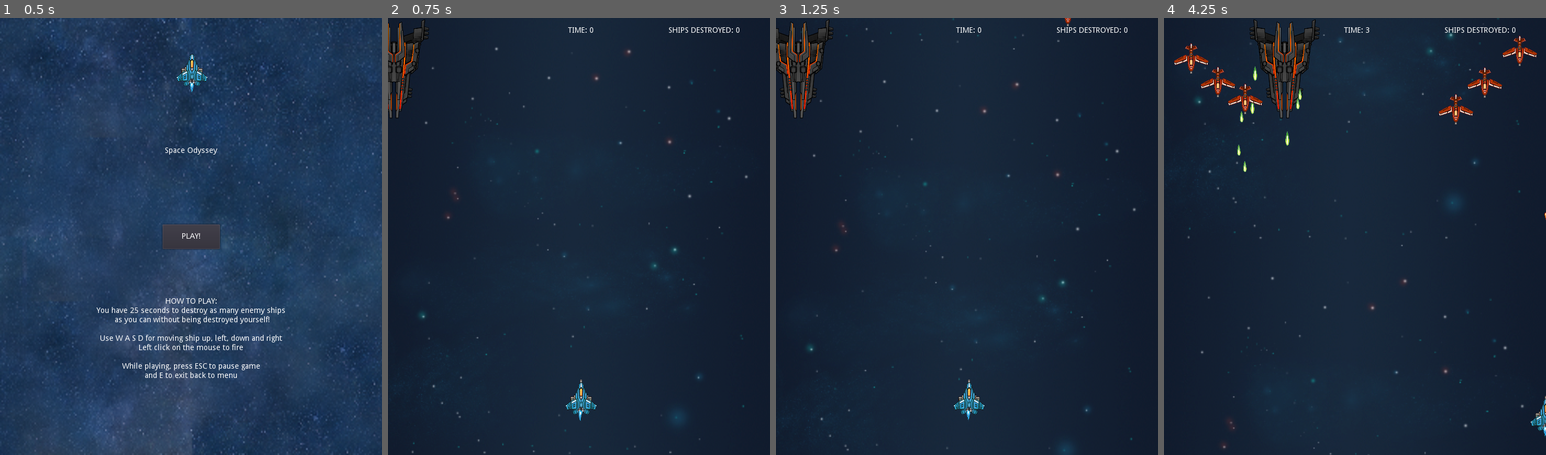
Above: before the commit, frames 1-4 (left to right).
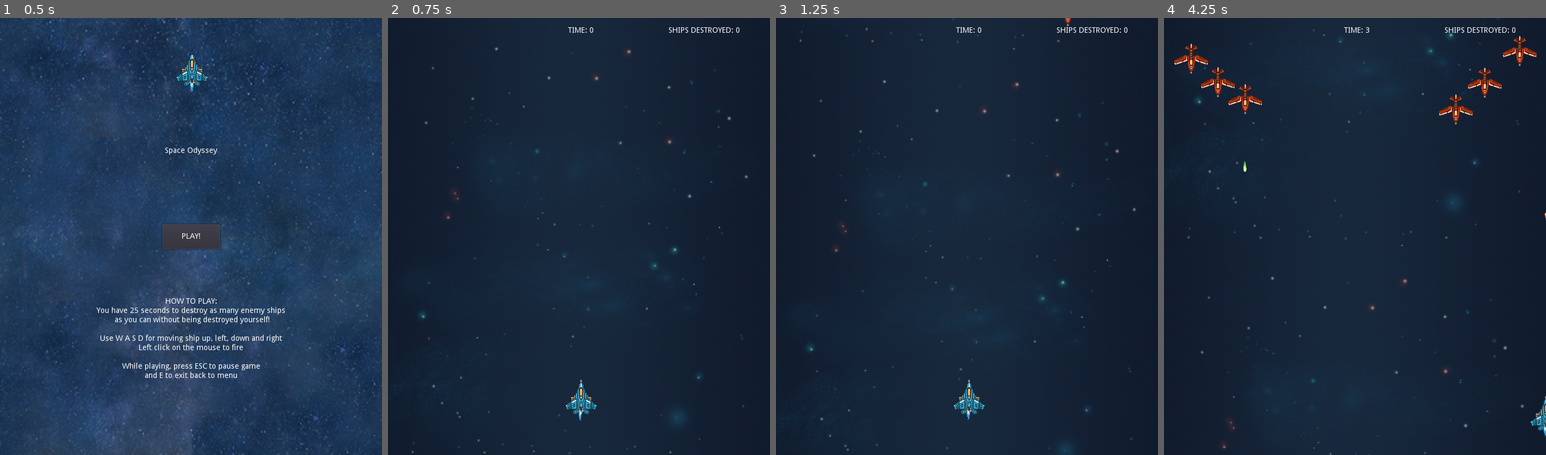
Above: after the commit, the same moments.

Repository: jdibble21/FP-Space-Odyssey
Game: Godot game, scene res://src/Menu.tscn
Same seed, same stepped clock (60 frames per second), same inputs: the game is played once before the commit and once after it.
Inputs (mouse positions are in pixels of both pictures, inside the frame that each line leads up to):
- Up to frame 1 (0.5 s): no input
- Up to frame 2 (0.75 s): click "PLAY!" at 0.5 s
- Up to frame 3 (1.25 s): no input
- Up to frame 4 (4.25 s): move the mouse to (1439, 214) at 1.27 s; hold D (move_right) 1.28-2.03 s; click (1439, 214) at 1.35 s; move the mouse to (1278, 258) at 2.02 s; hold S (move_down) 2.03-2.78 s; click (1278, 258) at 2.1 s; move the mouse to (1393, 140) at 2.77 s; hold D (move_right) 2.78-3.53 s; click (1393, 140) at 2.85 s; move the mouse to (1335, 323) at 3.52 s; hold W (move_up) from 3.53 s (still down); click (1335, 323) at 3.6 s

Frame 1 is identical in both runs. In frame 2, 1.1% of the frame differs, in the area x 0-11%, y 0-23%; in frame 3, 1.6%; in frame 4, 2.0%, in the area x 19-41%, y 0-32%.

Commit message:
Modify level one progression and finish

Diff:
--- a/project/src/Bosses/LevelOneBoss.gd
+++ b/project/src/Bosses/LevelOneBoss.gd
@@ -6,6 +6,7 @@
 export (PackedScene) var PhotonBullet
 
 var _travel_right := true
+var _stop_yaxis_travel := false
 var current_muzzle
 
 onready var _muzzle_one = $Muzzle1
@@ -14,18 +15,23 @@
 onready var _muzzle_four = $Muzzle4
 
 func _ready():
-	pass # Replace with function body.
+	position = Vector2(350,-100)
+
 
 func _process(delta):
-	pass
+	if !_stop_yaxis_travel:
+		position += transform.y * SPEED * delta
+		if position.y >= 120:
+			_stop_yaxis_travel = true
+		return
 	if _travel_right:
 		#position += transform.y * SPEED * delta
 		position += transform.x * SPEED * delta
-		if position.x >= 700:
+		if position.x >= 650:
 			_travel_right = false
 	if !_travel_right:
 		position -= transform.x * SPEED * delta
-		if position.x <= 0:
+		if position.x <= 50:
 			_travel_right = true
 
 
@@ -54,3 +60,10 @@
 	var root_attach = get_tree().get_root().get_node("LevelOne")
 	root_attach.add_child(b)
 	b.transform = current_muzzle.global_transform
+
+
+func _on_SpecialAttackDelay_timeout():
+	var b = PhotonBullet.instance()
+	var root_attach = get_tree().get_root().get_node("LevelOne")
+	root_attach.add_child(b)
+	b.transform = $MuzzleSpecial.global_transform
--- a/project/src/Bosses/LevelOneBoss.tscn
+++ b/project/src/Bosses/LevelOneBoss.tscn
@@ -1,12 +1,14 @@
-[gd_scene load_steps=4 format=2]
+[gd_scene load_steps=5 format=2]
 
 [ext_resource path="res://assets/boss_assets/destroyer.png" type="Texture" id=1]
 [ext_resource path="res://src/Bosses/LevelOneBoss.gd" type="Script" id=2]
 [ext_resource path="res://src/Projectiles/EnemyStandardBullet.tscn" type="PackedScene" id=3]
+[ext_resource path="res://src/Projectiles/PhotonBullet.tscn" type="PackedScene" id=4]
 
 [node name="LevelOneBoss" type="KinematicBody2D"]
 script = ExtResource( 2 )
 StandardBullet = ExtResource( 3 )
+PhotonBullet = ExtResource( 4 )
 
 [node name="HitBox" type="Area2D" parent="."]
 
@@ -33,6 +35,11 @@
 position = Vector2( 0.46759, 92.6362 )
 
 [node name="StandardAttackDelay" type="Timer" parent="."]
-wait_time = 3.0
+wait_time = 5.0
+autostart = true
+
+[node name="SpecialAttackDelay" type="Timer" parent="."]
+wait_time = 7.0
 autostart = true
 [connection signal="timeout" from="StandardAttackDelay" to="." method="_on_StandardAttackDelay_timeout"]
+[connection signal="timeout" from="SpecialAttackDelay" to="." method="_on_SpecialAttackDelay_timeout"]
--- a/project/src/LevelOne/LevelOne.gd
+++ b/project/src/LevelOne/LevelOne.gd
@@ -39,9 +39,6 @@
 	if Input.is_action_pressed("return_to_menu"):
 		queue_free()
 		get_tree().get_root().add_child(_menu_scene.instance())
-	if _HUD.rounded_time >= 25:
-		_on_time_finished()
-
 
 func _on_player_defeat():
 	$HazardTimer.stop()
@@ -50,22 +47,7 @@
 	$HUD/DefeatLabel.show()
 	$HUD/FinalScoreLabel.show()
 	$HUD/FinalScoreLabel.text = "Total Ships Destroyed: " + str(_ships_destroyed)
-	$ShipSpawns/FormationSpawnTimer.stop()
 	$Player.queue_free()
-
-
-func _on_time_finished():
-	$HazardTimer.stop()
-	$HUD.set_process(false)
-	$HUD/GameOverLabel.show()
-	$HUD/FinalScoreLabel.show()
-	$HUD/FinalScoreLabel.text = "Total Ships Destroyed: " + str(_ships_destroyed)
-	$MusicLoop.stop()
-	set_physics_process(false)
-	$ShipSpawns/FormationSpawnTimer.stop()
-	$Player/ShipExhaustSprite.hide()
-	$Player/ShipSprite.hide()
-	$Player.set_process(false)
 
 
 func _on_pause_pressed():
--- a/project/src/LevelOne/LevelOne.tscn
+++ b/project/src/LevelOne/LevelOne.tscn
@@ -37,10 +37,12 @@
 
 [node name="ShipSpawns" type="Node" parent="."]
 script = ExtResource( 7 )
+_boss = ExtResource( 10 )
 _basic_ship = ExtResource( 1 )
 
 [node name="FormationSpawnTimer" type="Timer" parent="ShipSpawns"]
 wait_time = 4.0
+autostart = true
 
 [node name="HazardTimer" type="Timer" parent="."]
 wait_time = 10.0
@@ -54,8 +56,5 @@
 volume_db = -9.087
 
 [node name="PauseMenu" parent="." instance=ExtResource( 3 )]
-
-[node name="LevelOneBoss" parent="." instance=ExtResource( 10 )]
-position = Vector2( 0, 95 )
 [connection signal="timeout" from="ShipSpawns/FormationSpawnTimer" to="ShipSpawns" method="_on_FormationSpawnTimer_timeout"]
 [connection signal="timeout" from="HazardTimer" to="." method="_on_hazard_timer_timeout"]
--- a/project/src/LevelOne/LevelOneShipSpawns.gd
+++ b/project/src/LevelOne/LevelOneShipSpawns.gd
@@ -1,7 +1,10 @@
 extends Node
+
+signal boss_released
 
 const MAX_FORMATIONS := 10
 
+export (PackedScene) var _boss
 export (PackedScene) var _basic_ship
 
 var _basic_formation_one := {
@@ -47,6 +50,7 @@
 
 func _on_FormationSpawnTimer_timeout():
 	_formation_num += 1
+	print("spawning formation: "+str(_formation_num))
 	if _formation_num > MAX_FORMATIONS:
 		remove_child($FormationSpawnTimer)
 		_spawn_levelone_boss()
@@ -69,4 +73,7 @@
 	_ship_three.position = Vector2(formation["pos3"][0],formation["pos3"][1])
 
 func _spawn_levelone_boss():
-	pass
+	print("BOSS TIME!")
+	emit_signal("boss_released")
+	var boss = _boss.instance()
+	add_child(boss)
--- a/project/src/Projectiles/PhotonBullet.gd
+++ b/project/src/Projectiles/PhotonBullet.gd
@@ -1,7 +1,7 @@
 extends Node
 
-const SPEED := 200
-const LOW_SPEED := 100
+const SPEED := 250
+const LOW_SPEED := 150
 
 onready var _particle_one := $ParticleOne
 onready var _particle_two := $ParticleTwo
@@ -14,14 +14,10 @@
 	# Each particle fired in a unique but symmetrical direction
 	_particle_one.position += _particle_one.transform.y * SPEED * delta
 	_particle_one.position += _particle_one.transform.x * SPEED * delta
-
 	_particle_two.position -= _particle_two.transform.x * SPEED * delta
 	_particle_two.position += _particle_two.transform.y * SPEED * delta
-
 	_particle_three.position += _particle_three.transform.x * LOW_SPEED * delta
 	_particle_three.position += _particle_three.transform.y * SPEED * delta
-
 	_particle_four.position -= _particle_four.transform.x * LOW_SPEED * delta
 	_particle_four.position += _particle_four.transform.y * SPEED * delta
-
 	_particle_five.position += _particle_five.transform.y * SPEED * delta
--- a/project/src/Projectiles/PhotonBullet.tscn
+++ b/project/src/Projectiles/PhotonBullet.tscn
@@ -15,7 +15,7 @@
 [sub_resource type="CircleShape2D" id=4]
 radius = 6.74411
 
-[node name="PhotonBullet" type="Node"]
+[node name="PhotonBullet" type="Area2D"]
 script = ExtResource( 2 )
 
 [node name="ParticleOne" type="Area2D" parent="." groups=[
